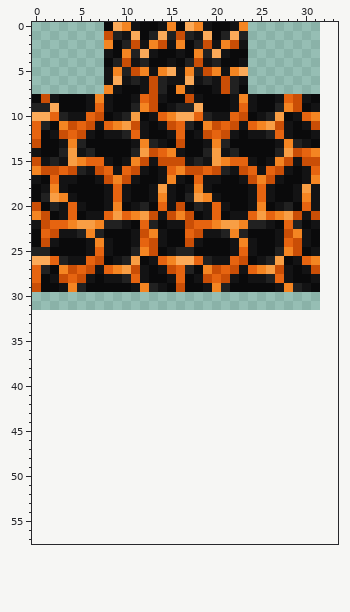
Pixel-art sprite: src/main/resources/assets/fdbosses/textures/entities/malkuth/malkuth_earthquake_fire_1.png. Above is the file before it was changed.
The file is 32x32 pixels. Shown: x 0..33, y 0..57. The old version is drawn lined up with the new one, on the new canvas.
And afterwards:
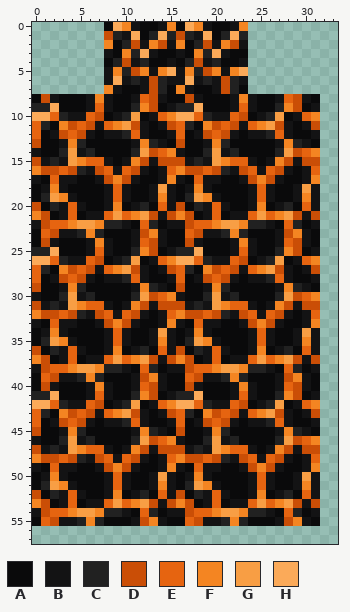
Palette (. is transparent): A #0a0a0b  B #131314  C #212121  D #ca4e06  E #e66410  F #f48522  G #f89e44  H #fbaa59
From old to new:
{"change": "canvas 32x32 -> 64x64"}
{"y":25,"x":2,"old":"A","new":"H"}
{"y":25,"x":18,"old":"A","new":"H"}
{"y":30,"x":0,"old":"................................","new":"BAACGBCAAAACGDEFBAACGBCAAAACGDEF"}
{"y":31,"x":0,"old":"................................","new":"DBCBGFEEBABFDBDDDBCBGFEEBABFDBDD"}
{"y":32,"x":0,"old":"................................","new":"FDDEDCBDEBEDBABEFDDEDCBDEBEDBABE"}
{"y":33,"x":0,"old":"................................","new":"BAEBBAABDFDBAABFBAEBBAABDFDBAABF"}
{"y":34,"x":0,"old":"................................","new":"ABFBAAAABEBAABGBABFBAAAABEBAABGB"}
{"y":35,"x":0,"old":"................................","new":"ACGFBAAABEBAABFBACGFBAAABEBAABFB"}
{"y":36,"x":0,"old":"................................","new":"DACBEBAABFABCAEBDACBEBAABFABCAEB"}
{"y":37,"x":0,"old":"................................","new":"FDABEABBEGEFGDBDFDABEABBEGEFGDBD"}
{"y":38,"x":0,"old":"................................","new":"BDEEFGGFCCBAECABBDEEFGGFCCBAECAB"}
{"y":39,"x":0,"old":"................................","new":"AEDBBCFCAAABDFBAAEDBBCFCAAABDFBA"}
{"y":40,"x":0,"old":"................................","new":"ADBAAABFBAABEDBAADBAAABFBAABEDBA"}
{"y":41,"x":0,"old":"................................","new":"CCHAAABEBAACFDABCCHAAABEBAACFDAB"}
{"y":42,"x":0,"old":"................................","new":"HHECBBEDABCGABEFHHECBBEDABCGABEF"}
{"y":43,"x":0,"old":"................................","new":"ECAFDEDBEFGDBABDECAFDEDBEFGDBABD"}
{"y":44,"x":0,"old":"................................","new":"EABDEDBABBCEBAABEABDEDBABBCEBAAB"}
{"y":45,"x":0,"old":"................................","new":"DAABFCAAAAABFCBADAABFCAAAAABFCBA"}
{"y":46,"x":0,"old":"................................","new":"BAACGBCAAAACGDEFBAACGBCAAAACGDEF"}
{"y":47,"x":0,"old":"................................","new":"DBCBGFEEBABFDBDDDBCBGFEEBABFDBDD"}
{"y":48,"x":0,"old":"................................","new":"FDDEDCBDEBEDBABEFDDEDCBDEBEDBABE"}
{"y":49,"x":0,"old":"................................","new":"BAEBBAABDFDBAABFBAEBBAABDFDBAABF"}
{"y":50,"x":0,"old":"................................","new":"ABFBAAAABEBAABGBABFBAAAABEBAABGB"}
{"y":51,"x":0,"old":"................................","new":"ACGFBAAABEBAABFBACGFBAAABEBAABFB"}
{"y":52,"x":0,"old":"................................","new":"DACBEBAABFABCAEBDACBEBAABFABCAEB"}
{"y":53,"x":0,"old":"................................","new":"FDABEABBEGEFGDBDFDABEABBEGEFGDBD"}
{"y":54,"x":0,"old":"................................","new":"BDEEFGGFCCBAECABBDEEFGGFCCBAECAB"}
{"y":55,"x":0,"old":"................................","new":"AEDBBCFCAAABDFBAAEDBBCFCAAABDFBA"}
{"label":"changed","picture_box":[50,247,59,256]}
{"label":"changed","picture_box":[194,247,203,256]}
{"label":"added","picture_box":[32,292,320,526]}
